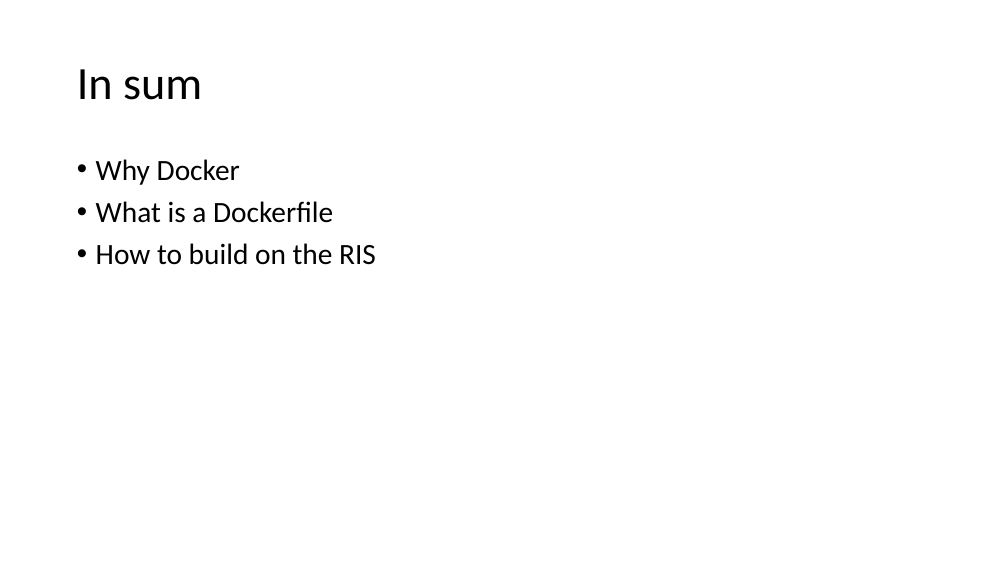
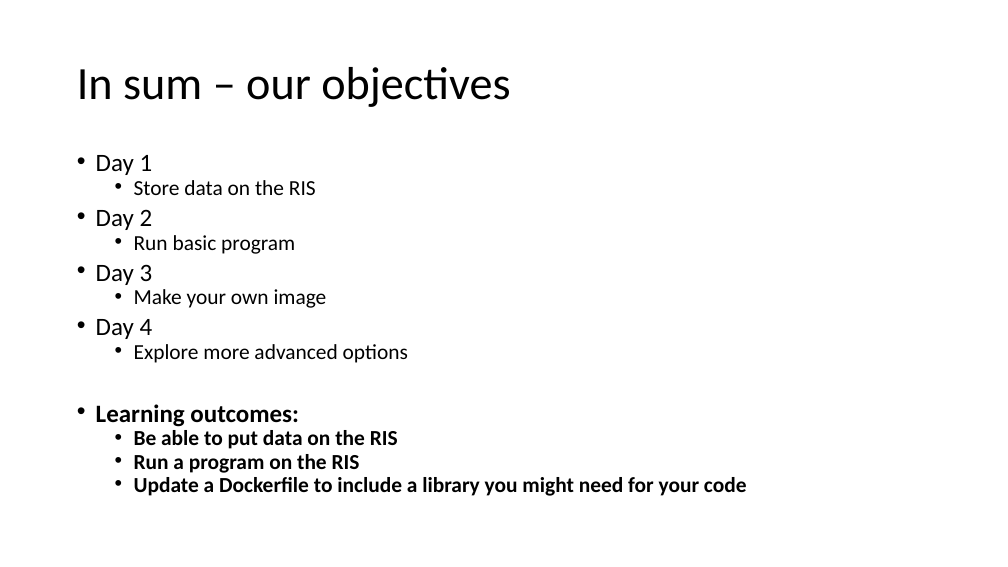
Before and after one commit to GregePorter/RIS-quickstart, a slide deck: slide 14 of slides/triads-ris-workshop-day-4.pptx (slide 13 before the commit). Drawn at 1008x567 pixels with LibreOffice and Linux fonts; fonts in the diff are those of the drawing. Boxes give left, top, right and bottom in pixels: in the first picture for what was removed or moved away, otherwise in the second. Text is boxed around its words. In the diff, an @@ line names an element or a change of style, - is before the commit and + after.

```diff
--- a/slides/triads-ris-workshop-day-4.pptx
+++ b/slides/triads-ris-workshop-day-4.pptx
@@ title at [77, 67, 510, 107]: text changed @@
-In sum
+In sum – our objectives
@@ text at [96, 155, 747, 496]: text changed; size 28 to 20.4 pt; bold on @@
-• Why Docker
-• What is a Dockerfile
-• How to build on the RIS
+• Day 1
+  • Store data on the RIS
+• Day 2
+  • Run basic program
+• Day 3
+  • Make your own image
+• Day 4
+  • Explore more advanced options
+• Learning outcomes:
+  • Be able to put data on the RIS
+  • Run a program on the RIS
+  • Update a Dockerfile to include a library you might need for your code
```
Also in this commit, not shown: 4 other slides changed, 1 slide added.
